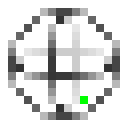
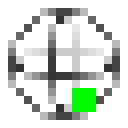
The second 128x128 image is a revision of the first. Changes to its layers:
painted on "x_gate.png" over [72, 88, 96, 112]
